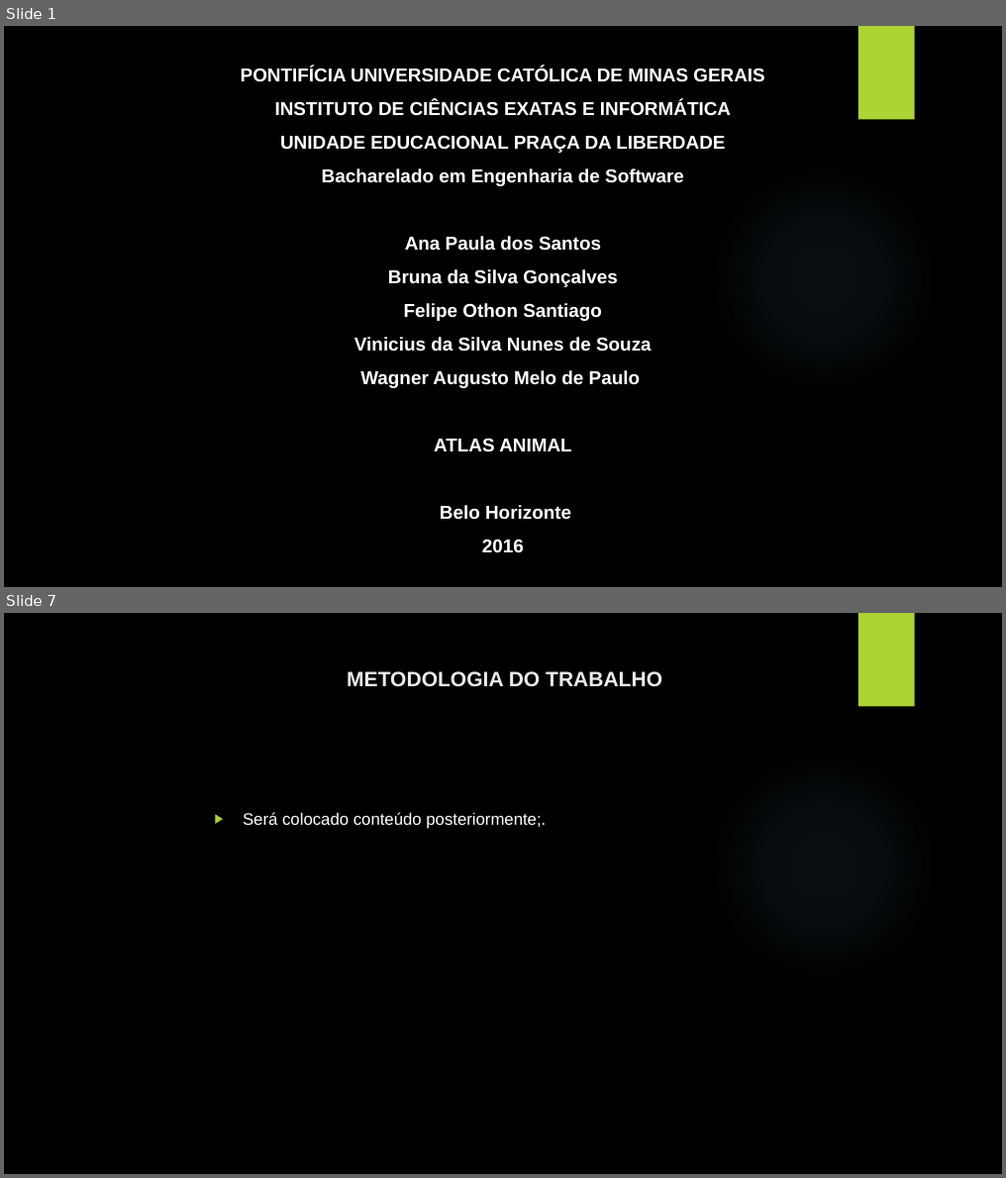
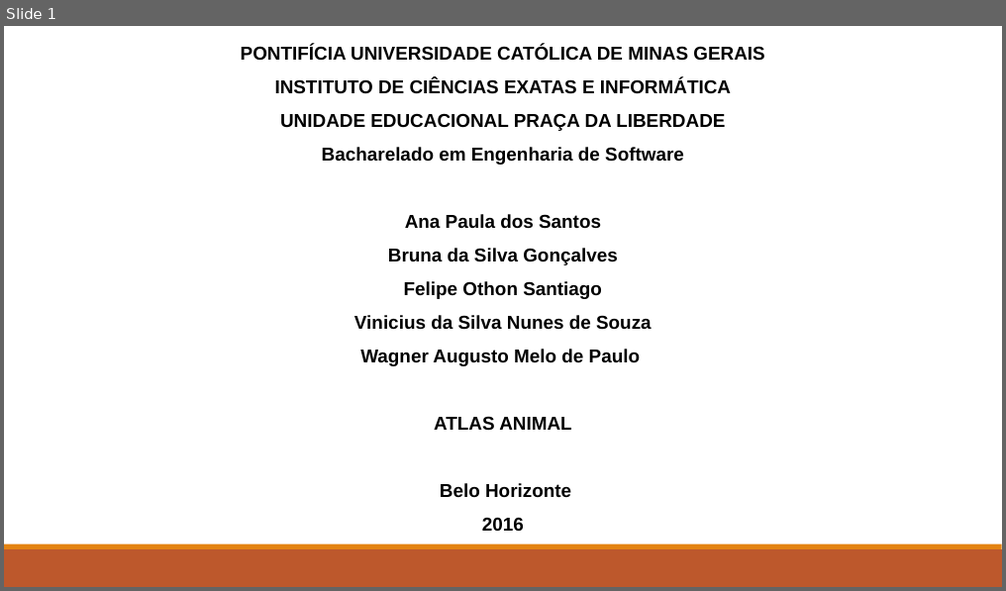
Before and after one commit to wagneramelo/tisAtlas, a slide deck: Documentos/Segunda apresentação TIS .pptx. Shown one above the other, each under a label of ours: slides 1 and 7 before the commit, slide 1 after it; the slides between them are not shown. The pictures are 1006x1178 and 1006x591 pixels, drawn with LibreOffice and Linux fonts; fonts in the diff are those of the drawing; background and template pictures are left out. Boxes give left, top, right and bottom in pixels: in the first picture for what was removed or moved away, otherwise in the second. Text is boxed around its words. In the diff, an @@ line names an element or a change of style, - is before the commit and + after.

Commit message:
Atualização documento e atualização do site parte Felipe  Othon

```diff
--- a/Documentos/Segunda apresentação TIS .pptx
+++ b/Documentos/Segunda apresentação TIS .pptx
@@ slide 7 removed at (4,613,1002,1174), background picture (left out); not listed: 2 template elements that a slide beside it also shows @@
@@ title removed at (347,671,662,687) @@
-METODOLOGIA DO TRABALHO
@@ text removed at (243,812,546,829) @@
-▶ Será colocado conteúdo posteriormente;.
@@ slide 1 changed as well @@
@@ background picture (left out) to #FFFFFF @@
@@ text "PONTIFÍCIA UNIVERSIDADE CATÓLICA DE MINAS ..." at (241,45,764,532): text colour #FFFFFF to #000000 @@
@@ rectangle removed at (858,26,915,120) @@
@@ ellipse removed at (709,163,939,393) @@
@@ rectangle added at (4,550,1002,587), fill #BD582C @@
@@ rectangle added at (4,545,1002,550), fill #E48312 @@
```
Also in this commit, not shown: 4 other slides changed, 4 slides added, 2 other slides removed, 8 other files.
